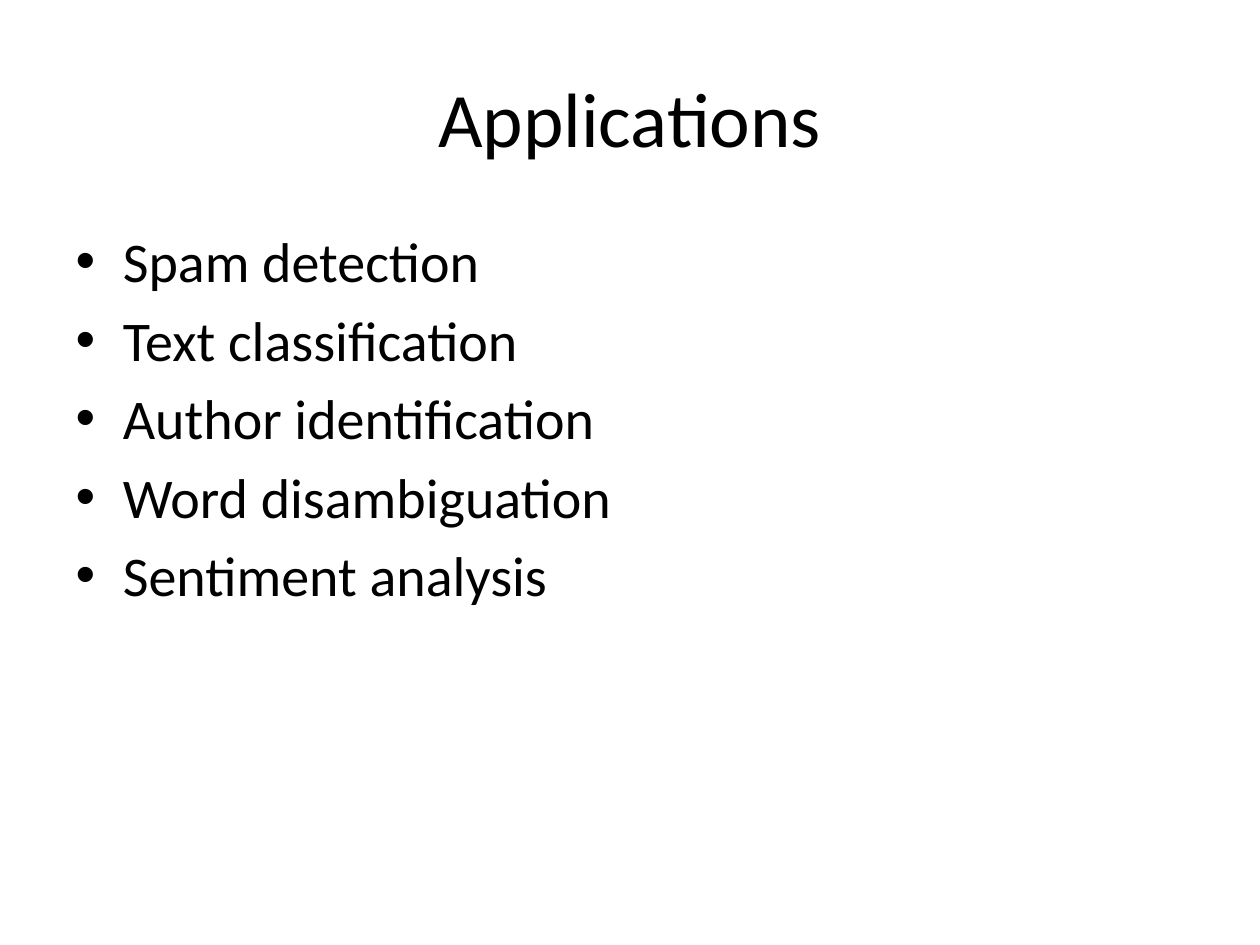
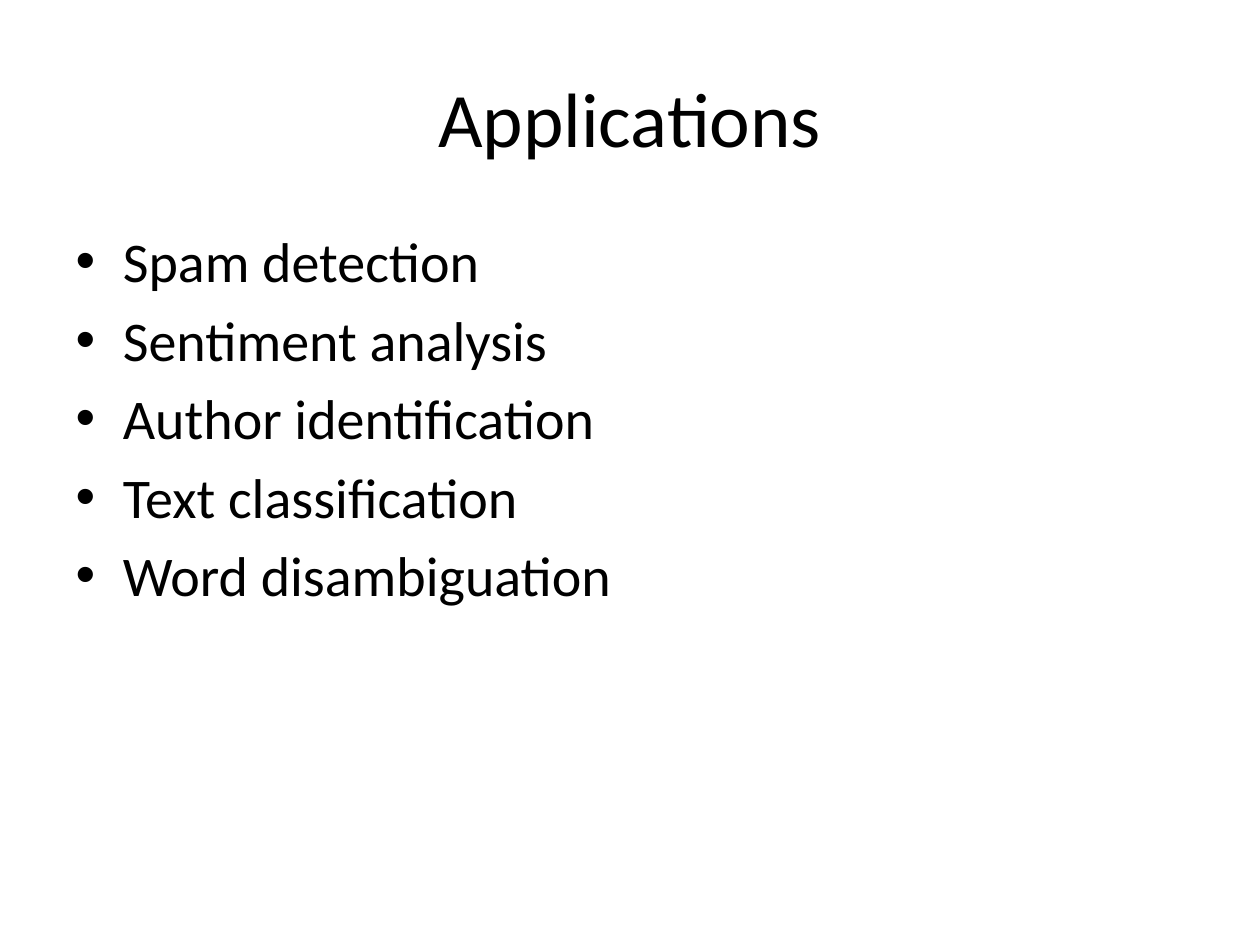
Before and after one commit to look4pritam/ArtificialIntelligence, a slide deck: slide 23 of MachineLearning/NaiveBayes/NaiveBayes.pptx. Drawn at 1260x945 pixels with LibreOffice and Linux fonts; fonts in the diff are those of the drawing. Boxes give left, top, right and bottom in pixels: in the first picture for what was removed or moved away, otherwise in the second. Text is boxed around its words. In the diff, an @@ line names an element or a change of style, - is before the commit and + after.

```diff
--- a/MachineLearning/NaiveBayes/NaiveBayes.pptx
+++ b/MachineLearning/NaiveBayes/NaiveBayes.pptx
@@ text at [123, 322, 593, 440]: paragraphs added @@
+• Sentiment analysis
+• Author identification
@@ text at [123, 557, 547, 605]: paragraph removed @@
-• Sentiment analysis
```
Also in this commit, not shown: 1 other slide changed, 1 other file.
